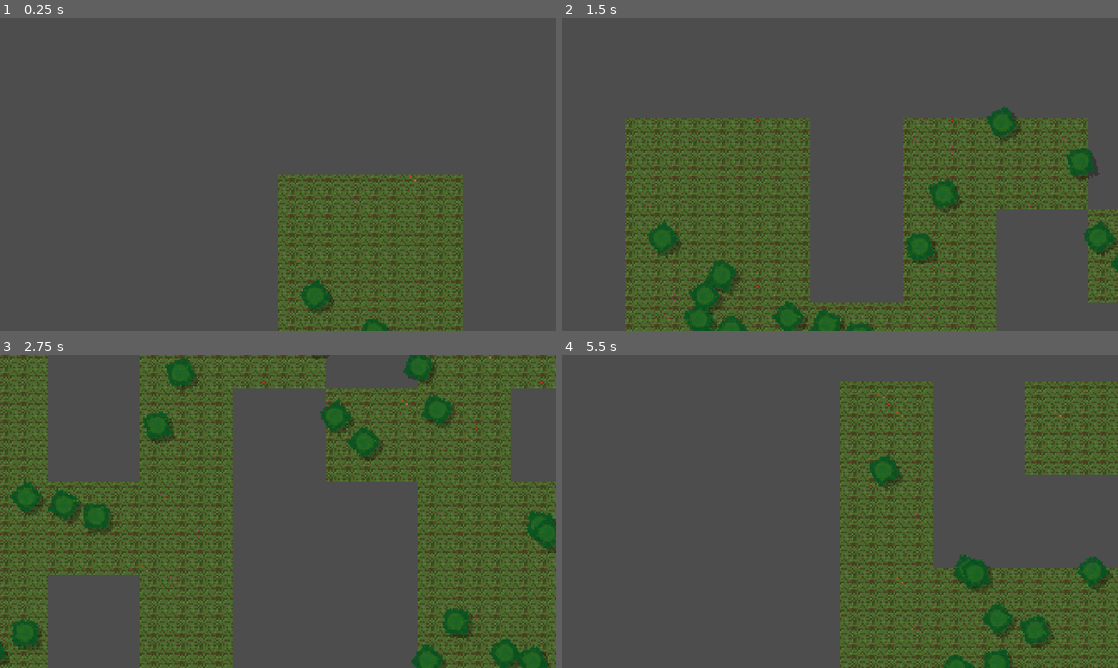
Above: before the commit, frames 1-4 (two rows, left to right).
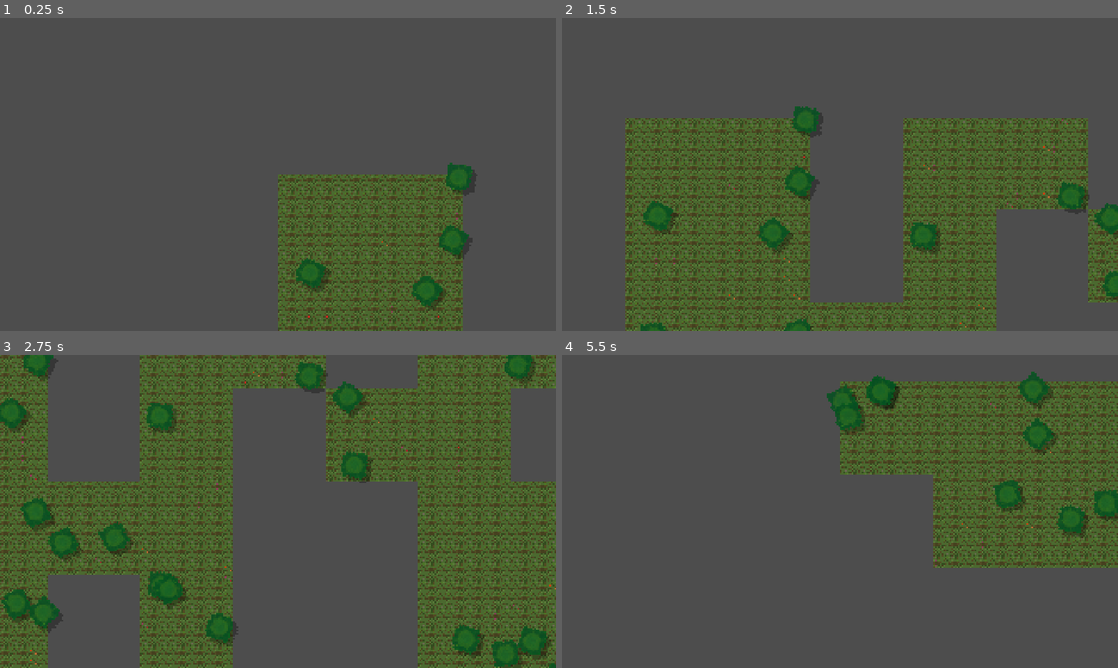
Above: after the commit, the same moments.

Repository: mark4pro/rogue-like
Game: Godot game, scene res://worldGen/testGen.tscn
Two runs of this game, one before a commit and one after it. Both use one fixed random seed, a clock stepped at 60 frames per second and the inputs below.
Inputs (mouse positions are in pixels of both pictures, inside the frame that each line leads up to):
- Up to frame 1 (0.25 s): no input
- Up to frame 2 (1.5 s): tap Enter at 0.5 s; move the mouse to (962, 158) at 0.52 s; hold D (right) 0.53-1.28 s; tap F6 (free_cam) at 0.6 s; click (962, 158) at 0.67 s; move the mouse to (728, 190) at 1.27 s; hold S (down) from 1.28 s (still down); tap Ctrl (roll) at 1.35 s
- Up to frame 3 (2.75 s): move the mouse to (333, 442) at 2.02 s; release S (down) at 2.03 s; hold D (right) from 2.03 s (still down); tap Shift (sprint) at 2.1 s
- Up to frame 4 (5.5 s): move the mouse to (812, 574) at 2.77 s; release D (right) at 2.78 s; hold W (up) 2.78-3.53 s; tap F6 (free_cam) at 2.85, 5.1 s; click (812, 574) at 2.92 s; move the mouse to (1006, 558) at 3.52 s; hold A (left) 3.53-5.03 s; tap Ctrl (roll) at 3.6 s; tap F5 (regen_map) at 4.15 s; move the mouse to (673, 464) at 4.27 s; tap Shift (sprint) at 4.35 s; move the mouse to (867, 511) at 5.02 s; hold S (down) from 5.03 s (still down); click (867, 511) at 5.17 s

The runs differ from the first frame. In frame 1, 1.9% of the frame differs, in the area x 53-85%, y 46-100%; in frame 2, 6.7%; in frame 3, 11%; in frame 4, 38%, in the area x 47-100%, y 5-100%.

Commit message:
step 1 to making the world gen modular

Diff:
--- a/Assets/prefabs/tree.tscn
+++ b/Assets/prefabs/tree.tscn
@@ -15,6 +15,5 @@
 
 [node name="Tree" type="Sprite2D" unique_id=1628725339]
 modulate = Color(1, 1, 1, 0.9411765)
-z_index = 1
 material = SubResource("ShaderMaterial_jroq8")
 texture = ExtResource("1_2xu35")
--- /dev/null
+++ b/worldGen/Gens/default_biome.tres
@@ -0,0 +1,7 @@
+[gd_resource type="Resource" script_class="BiomeGenerator" format=3 uid="uid://b54n65tq6m6ki"]
+
+[ext_resource type="Script" uid="uid://kawcidclgko2" path="res://worldGen/scripts/generators/biome.gd" id="1_cetdh"]
+
+[resource]
+script = ExtResource("1_cetdh")
+metadata/_custom_type_script = "uid://kawcidclgko2"
--- /dev/null
+++ b/worldGen/Gens/default_forest.tres
@@ -0,0 +1,7 @@
+[gd_resource type="Resource" script_class="ForestGenerator" format=3 uid="uid://dult6se6tytej"]
+
+[ext_resource type="Script" uid="uid://b3shr1jor7cpu" path="res://worldGen/scripts/generators/forest.gd" id="1_nnmsr"]
+
+[resource]
+script = ExtResource("1_nnmsr")
+metadata/_custom_type_script = "uid://b3shr1jor7cpu"
--- /dev/null
+++ b/worldGen/Worlds/default.tres
@@ -0,0 +1,12 @@
+[gd_resource type="Resource" script_class="World" format=3 uid="uid://bjciwkufbj1c"]
+
+[ext_resource type="Resource" uid="uid://b54n65tq6m6ki" path="res://worldGen/Gens/default_biome.tres" id="1_5lkmq"]
+[ext_resource type="Script" uid="uid://cab4hmnosppxl" path="res://worldGen/scripts/world.gd" id="1_ri3vg"]
+[ext_resource type="Script" uid="uid://bo3sellcqtcpc" path="res://worldGen/scripts/worldGenData.gd" id="2_8d4nn"]
+[ext_resource type="Resource" uid="uid://dult6se6tytej" path="res://worldGen/Gens/default_forest.tres" id="3_78rfr"]
+
+[resource]
+script = ExtResource("1_ri3vg")
+biomeGenerator = ExtResource("1_5lkmq")
+generators = Array[ExtResource("2_8d4nn")]([ExtResource("3_78rfr")])
+metadata/_custom_type_script = "uid://cab4hmnosppxl"
--- /dev/null
+++ b/worldGen/scripts/generators/biome.gd
@@ -0,0 +1,18 @@
+extends WorldGenerator
+class_name BiomeGenerator
+
+var noise = FastNoiseLite.new()
+
+func gen() -> void:
+	noise.seed = Worldgen.seed
+	noise.frequency = randf_range(0.03, 0.5)
+
+	for cy in range(Worldgen.chunkSize.y):
+		for cx in range(Worldgen.chunkSize.x):
+			var n = noise.get_noise_2d(cx, cy)
+			if n < -0.3:
+				Worldgen.biomeMap[cy][cx] = Worldgen.Biome.CAVE
+			elif n < 0.2:
+				Worldgen.biomeMap[cy][cx] = Worldgen.Biome.FOREST
+			else:
+				Worldgen.biomeMap[cy][cx] = Worldgen.Biome.DUNGEON
--- /dev/null
+++ b/worldGen/scripts/generators/forest.gd
@@ -0,0 +1,26 @@
+extends WorldGenerator
+class_name ForestGenerator
+
+var noise = FastNoiseLite.new()
+
+func gen() -> void:
+	noise.seed = Worldgen.seed
+	noise.frequency = randf_range(0.03, 0.5)
+
+	for cy in range(Worldgen.chunkSize.y):
+		for cx in range(Worldgen.chunkSize.x):
+			if Worldgen.biomeMap[cy][cx] != Worldgen.Biome.FOREST:
+				continue
+
+			for y in range(10):
+				for x in range(10):
+					var wx = cx * 10 + x
+					var wy = cy * 10 + y
+
+					Worldgen.world[wy][wx] = Worldgen.TileType.GRASS
+
+					var n = noise.get_noise_2d(wx, wy)
+					if (n > 0.28 and n < 0.3):
+						Worldgen.world[wy][wx] = Worldgen.TileType.PLANT
+					if (n > 0.5):
+						Worldgen.world[wy][wx] = Worldgen.TileType.TREE
--- /dev/null
+++ b/worldGen/scripts/world.gd
@@ -0,0 +1,5 @@
+extends Resource
+class_name World
+
+@export var biomeGenerator : WorldGenerator
+@export var generators : Array[WorldGenerator]
--- /dev/null
+++ b/worldGen/scripts/worldGenData.gd
@@ -0,0 +1,5 @@
+extends Resource
+class_name WorldGenerator
+
+func gen() -> void:
+	pass
--- a/worldGen/scripts/worldgen.gd
+++ b/worldGen/scripts/worldgen.gd
@@ -1,17 +1,20 @@
 extends Node
 
 @onready var playerRes : PackedScene = preload("res://Assets/prefabs/player.tscn")
+@onready var treeRes : PackedScene = preload("res://Assets/prefabs/tree.tscn")
+
+@onready var worldData : World = preload("res://worldGen/Worlds/default.tres").duplicate(true)
 
 var chunkSize : Vector2i = Vector2i(10, 10)
 var tileSize : int = 32
-var thisSeed : int = -1 # -1 use random seed
+
+@export var thisSeed : int = -1 # -1 use random seed
+var seed : int = randi()
 
 var hasWorldNode : bool = false
 var loaded : bool = false
 
 var player : RigidBody2D = null
-
-var noise = FastNoiseLite.new()
 
 enum TileType {
 	EMPTY,
@@ -53,6 +56,12 @@
 	parent.add_child(props)
 	newLayers.props = props
 
+	var trees : Node2D = Node2D.new()
+	trees.name = "Trees"
+	trees.z_index = 2
+	parent.add_child(trees)
+	newLayers.trees = trees
+
 	return newLayers
 
 func initArrays() -> void:
@@ -71,41 +80,11 @@
 		for x in range(world_w):
 			world[y].append(TileType.EMPTY)
 
-func genBiome() -> void:
-	for cy in range(chunkSize.y):
-		for cx in range(chunkSize.x):
-			var n = noise.get_noise_2d(cx, cy)
-			if n < -0.3:
-				biomeMap[cy][cx] = Biome.CAVE
-			elif n < 0.2:
-				biomeMap[cy][cx] = Biome.FOREST
-			else:
-				biomeMap[cy][cx] = Biome.DUNGEON
-
 func genDungeon() -> void:
 	pass
 
 func genCave() -> void:
 	pass
-
-func genForest() -> void:
-	for cy in range(chunkSize.y):
-		for cx in range(chunkSize.x):
-			if biomeMap[cy][cx] != Biome.FOREST:
-				continue
-
-			for y in range(10):
-				for x in range(10):
-					var wx = cx * 10 + x
-					var wy = cy * 10 + y
-
-					world[wy][wx] = TileType.GRASS
-
-					var n = noise.get_noise_2d(wx, wy)
-					if (n > 0.28 and n < 0.3):
-						world[wy][wx] = TileType.PLANT
-					if (n > 0.5):
-						world[wy][wx] = TileType.TREE
 
 func mixGen() -> void:
 	pass
@@ -113,7 +92,8 @@
 #gens the actual map in the tileMapLayer
 func mapGen() -> void:
 	var ground : TileMapLayer = layers.ground
-	var props  : TileMapLayer = layers.props
+	var props : TileMapLayer = layers.props
+	var trees : Node2D = layers.trees
 
 	var tileSet = load("res://Assets/tilesets/forest_test.tres")
 
@@ -137,29 +117,24 @@
 
 				TileType.TREE:
 					ground.set_cell(Vector2i(x, y), 0, Vector2i(0, 0))
-					var treeScene = load("res://Assets/prefabs/tree.tscn")
-					var newTree : Sprite2D = treeScene.instantiate()
-					worldNode.add_child(newTree)
+
+					var newTree : Sprite2D = treeRes.instantiate()
+					trees.add_child(newTree)
+					newTree.name = "Tree1"
 					newTree.rotation_degrees = randf_range(0, 360)
 					newTree.position = ground.map_to_local(Vector2i(x, y)) + Vector2(randf_range(-16, 16), randf_range(-16, 16))
 
 func regen() -> void:
-	var seed : int = randi()
+	seed = randi()
 	seed(seed)
 	if not thisSeed == -1: seed = thisSeed
-	noise.seed = seed
-	noise.frequency = randf_range(0.03, 0.5)#0.03
-	if isTestEnv:
+	if isTestEnv and loaded:
 		if isTestEnv: isTestEnv.get_node("World").free()
 		hasWorldNode = false
 		loaded = false
 
 func _ready() -> void:
-	var seed : int = randi()
-	seed(seed)
-	if not thisSeed == -1: seed = thisSeed
-	noise.seed = seed
-	noise.frequency = randf_range(0.03, 0.5)
+	regen()
 
 func _process(delta: float) -> void:
 	var chkPlayer = get_tree().get_nodes_in_group("Player")
@@ -191,8 +166,9 @@
 		#Generate map
 		if not loaded:
 			initArrays()
-			genBiome()
-			genForest()
+			worldData.biomeGenerator.gen()
+			for s in worldData.generators:
+				s.gen()
 			mapGen()
 			loaded = true
 
Not shown, added: worldGen/scripts/generators/biome.gd.uid
Not shown, added: worldGen/scripts/generators/forest.gd.uid
Not shown, added: worldGen/scripts/world.gd.uid
Not shown, added: worldGen/scripts/worldGenData.gd.uid
